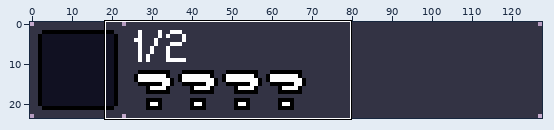
A pixel-art file gets an edit: ase/craftbook.ase. The first picture is a wide view before the edit; the outline marks the close-up.
Close-up. Before the commit:
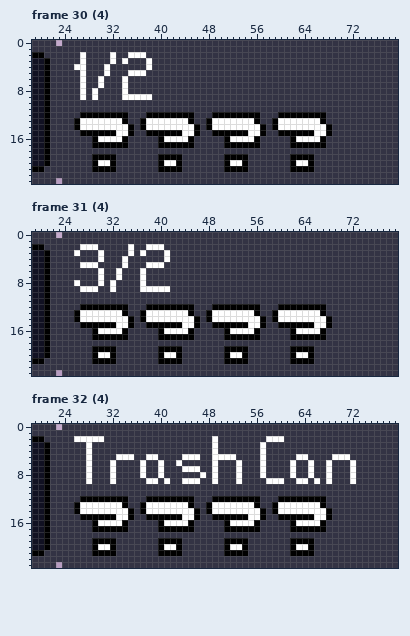
128x24 pixels, 59 frames. Shown: frame 30 (4): x 19..79, y 0..23; frame 31 (4): x 19..79, y 0..23; frame 32 (4): x 19..79, y 0..23. The commit also changed other frames or places, which this record leaves out.
The same view after the edit:
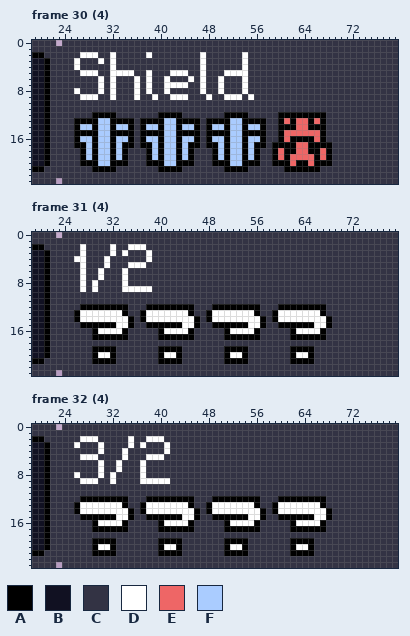
Palette (. is transparent): A #000000  B #111122  C #333344  D #ffffff  E #ee6666  F #aaccff
The exact change:
--- frame 30 (4), layer "front"
@@ x 19..79 @@
  1 CCCCCCCCCCCCCCCCCCCCCCCCCCCCCCCCCCCCCCCCCCCCCCCCCCCCCCCCCCCCC
- 2 AACCCCCCDCCCCDCCDDDCCCCCCCCCCCCCCCCCCCCCCCCCCCCCCCCCCCCCCCCCC
- 3 BBACCCCCDCCCCDCDCCCDCCCCCCCCCCCCCCCCCCCCCCCCCCCCCCCCCCCCCCCCC
- 4 BBACCCCDDCCCDCCCCCCDCCCCCCCCCCCCCCCCCCCCCCCCCCCCCCCCCCCCCCCCC
- 5 BBACCCCCDCCCDCCCDDDCCCCCCCCCCCCCCCCCCCCCCCCCCCCCCCCCCCCCCCCCC
- 6 BBACCCCCDCCDCCCDCCCCCCCCCCCCCCCCCCCCCCCCCCCCCCCCCCCCCCCCCCCCC
- 7 BBACCCCCDCCDCCCDCCCCCCCCCCCCCCCCCCCCCCCCCCCCCCCCCCCCCCCCCCCCC
- 8 BBACCCCCDCDCCCCDCCCCCCCCCCCCCCCCCCCCCCCCCCCCCCCCCCCCCCCCCCCCC
- 9 BBACCCCCDCDCCCCDDDDDCCCCCCCCCCCCCCCCCCCCCCCCCCCCCCCCCCCCCCCCC
+ 2 AACCCCCCDDDCCDCCCCCDCCCCCCCCDCCCCCCDCCCCCCCCCCCCCCCCCCCCCCCCC
+ 3 BBACCCCDCCCDCDCCCCCCCCCCCCCCDCCCCCCDCCCCCCCCCCCCCCCCCCCCCCCCC
+ 4 BBACCCCDCCCCCDCCCCCCCCCCCCCCDCCCCCCDCCCCCCCCCCCCCCCCCCCCCCCCC
+ 5 BBACCCCCDDDCCDDDDCCDCCCDDDCCDCCCDDDDCCCCCCCCCCCCCCCCCCCCCCCCC
+ 6 BBACCCCCCCCDCDCCCDCDCCDCCCDCDCCDCCCDCCCCCCCCCCCCCCCCCCCCCCCCC
+ 7 BBACCCCCCCCDCDCCCDCDCCDDDDCCDCCDCCCDCCCCCCCCCCCCCCCCCCCCCCCCC
+ 8 BBACCCCDCCCDCDCCCDCDCCDCCCCCDCCDCCCDCCCCCCCCCCCCCCCCCCCCCCCCC
+ 9 BBACCCCCDDDCCDCCCDCCDCCDDDCCCDCCDDDCDCCCCCCCCCCCCCCCCCCCCCCCC
 10 BBACCCCCCCCCCCCCCCCCCCCCCCCCCCCCCCCCCCCCCCCCCCCCCCCCCCCCCCCCC
 11 BBACCCCCCCCCCCCCCCCCCCCCCCCCCCCCCCCCCCCCCCCCCCCCCCCCCCCCCCCCC
-12 BBACCCCCAAAAAAAACCCAAAAAAAACCCAAAAAAAACCCAAAAAAAACCCCCCCCCCCC
-13 BBACCCCADDDDDDDACCADDDDDDDACCADDDDDDDACCADDDDDDDACCCCCCCCCCCC
-14 BBACCCCADDDDDDDDACADDDDDDDDACADDDDDDDDACADDDDDDDDACCCCCCCCCCC
-15 BBACCCCCAAAAAADDACCAAAAAADDACCAAAAAADDACCAAAAAADDACCCCCCCCCCC
-16 BBACCCCCCCADDDDACCCCCADDDDACCCCCADDDDACCCCCADDDDACCCCCCCCCCCC
-17 BBACCCCCCCAAAAAACCCCCAAAAAACCCCCAAAAAACCCCCAAAAAACCCCCCCCCCCC
-18 BBACCCCCCCCCCCCCCCCCCCCCCCCCCCCCCCCCCCCCCCCCCCCCCCCCCCCCCCCCC
-19 BBACCCCCCCAAAACCCCCCCAAAACCCCCCCAAAACCCCCCCAAAACCCCCCCCCCCCCC
-20 BBACCCCCCCADDACCCCCCCADDACCCCCCCADDACCCCCCCADDACCCCCCCCCCCCCC
-21 AACCCCCCCCAAAACCCCCCCAAAACCCCCCCAAAACCCCCCCAAAACCCCCCCCCCCCCC
+12 BBACCCCCCCAAAACCCCCCCAAAACCCCCCCAAAACCCCCAAAAAAAACCCCCCCCCCCC
+13 BBACCCCAAAAFFAAAACAAAAFFAAAACAAAAFFAAAACCAEAEEAEACCCCCCCCCCCC
+14 BBACCCCAFFAFFAFFACAFFAFFAFFACAFFAFFAFFACCAAAEEAAACCCCCCCCCCCC
+15 BBACCCCAAAAFFAAAACAAAAFFAAAACAAAAFFAAAACCAEEEEEEACCCCCCCCCCCC
+16 BBACCCCAFFAFFAFFACAFFAFFAFFACAFFAFFAFFACCAEAAAAEACCCCCCCCCCCC
+17 BBACCCCAAFAFFAFAACAAFAFFAFAACAAFAFFAFAACAAAAEEAAAACCCCCCCCCCC
+18 BBACCCCCAFAFFAFACCCAFAFFAFACCCAFAFFAFACCAEAAEEAAEACCCCCCCCCCC
+19 BBACCCCCAFAFFAFACCCAFAFFAFACCCAFAFFAFACCAEAEEEEAEACCCCCCCCCCC
+20 BBACCCCCAAAFFAAACCCAAAFFAAACCCAAAFFAAACCAAAEAAEAAACCCCCCCCCCC
+21 AACCCCCCCCAAAACCCCCCCAAAACCCCCCCAAAACCCCCCAAAAAACCCCCCCCCCCCC
 22 CCCCCCCCCCCCCCCCCCCCCCCCCCCCCCCCCCCCCCCCCCCCCCCCCCCCCCCCCCCCC
--- frame 31 (4), layer "front"
@@ x 24..43 @@
  1 CCCCCCCCCCCCCCCCCCCC
- 2 CCCDDDCCCCCDCCDDDCCC
- 3 CCDCCCDCCCCDCDCCCDCC
- 4 CCCCCCDCCCDCCCCCCDCC
- 5 CCCDDDCCCCDCCCDDDCCC
- 6 CCCCCCDCCDCCCDCCCCCC
- 7 CCCCCCDCCDCCCDCCCCCC
- 8 CCDCCCDCDCCCCDCCCCCC
- 9 CCCDDDCCDCCCCDDDDDCC
+ 2 CCCDCCCCDCCDDDCCCCCC
+ 3 CCCDCCCCDCDCCCDCCCCC
+ 4 CCDDCCCDCCCCCCDCCCCC
+ 5 CCCDCCCDCCCDDDCCCCCC
+ 6 CCCDCCDCCCDCCCCCCCCC
+ 7 CCCDCCDCCCDCCCCCCCCC
+ 8 CCCDCDCCCCDCCCCCCCCC
+ 9 CCCDCDCCCCDDDDDCCCCC
 10 CCCCCCCCCCCCCCCCCCCC
--- frame 32 (4), layer "front"
@@ x 19..79 @@
  1 CCCCCCCCCCCCCCCCCCCCCCCCCCCCCCCCCCCCCCCCCCCCCCCCCCCCCCCCCCCCC
- 2 AACCCCCDDDDDCCCCCCCCCCCCCCCCCCDCCCCCCCCDDDCCCCCCCCCCCCCCCCCCC
- 3 BBACCCCCCDCCCCCCCCCCCCCCCCCCCCDCCCCCCCDCCCCCCCCCCCCCCCCCCCCCC
- 4 BBACCCCCCDCCCCCCCCCCCCCCCCCCCCDCCCCCCCDCCCCCCCCCCCCCCCCCCCCCC
- 5 BBACCCCCCDCCCCDDDCCDDCCCCDDDCCDDDDCCCCDCCCCCDDCCCCDDDCCCCCCCC
- 6 BBACCCCCCDCCCDCCCCDCCDCCDCCCCCDCCCDCCCDCCCCDCCDCCDCCCDCCCCCCC
- 7 BBACCCCCCDCCCDCCCCDCCDCCCDDDCCDCCCDCCCDCCCCDCCDCCDCCCDCCCCCCC
- 8 BBACCCCCCDCCCDCCCCDCCDCCCCCCDCDCCCDCCCDCCCCDCCDCCDCCCDCCCCCCC
- 9 BBACCCCCCDCCCDCCCCCDDCDCCDDDCCDCCCDCCCCDDDCCDDCDCDCCCDCCCCCCC
+ 2 AACCCCCCDDDCCCCCDCCDDDCCCCCCCCCCCCCCCCCCCCCCCCCCCCCCCCCCCCCCC
+ 3 BBACCCCDCCCDCCCCDCDCCCDCCCCCCCCCCCCCCCCCCCCCCCCCCCCCCCCCCCCCC
+ 4 BBACCCCCCCCDCCCDCCCCCCDCCCCCCCCCCCCCCCCCCCCCCCCCCCCCCCCCCCCCC
+ 5 BBACCCCCDDDCCCCDCCCDDDCCCCCCCCCCCCCCCCCCCCCCCCCCCCCCCCCCCCCCC
+ 6 BBACCCCCCCCDCCDCCCDCCCCCCCCCCCCCCCCCCCCCCCCCCCCCCCCCCCCCCCCCC
+ 7 BBACCCCCCCCDCCDCCCDCCCCCCCCCCCCCCCCCCCCCCCCCCCCCCCCCCCCCCCCCC
+ 8 BBACCCCDCCCDCDCCCCDCCCCCCCCCCCCCCCCCCCCCCCCCCCCCCCCCCCCCCCCCC
+ 9 BBACCCCCDDDCCDCCCCDDDDDCCCCCCCCCCCCCCCCCCCCCCCCCCCCCCCCCCCCCC
 10 BBACCCCCCCCCCCCCCCCCCCCCCCCCCCCCCCCCCCCCCCCCCCCCCCCCCCCCCCCCC
